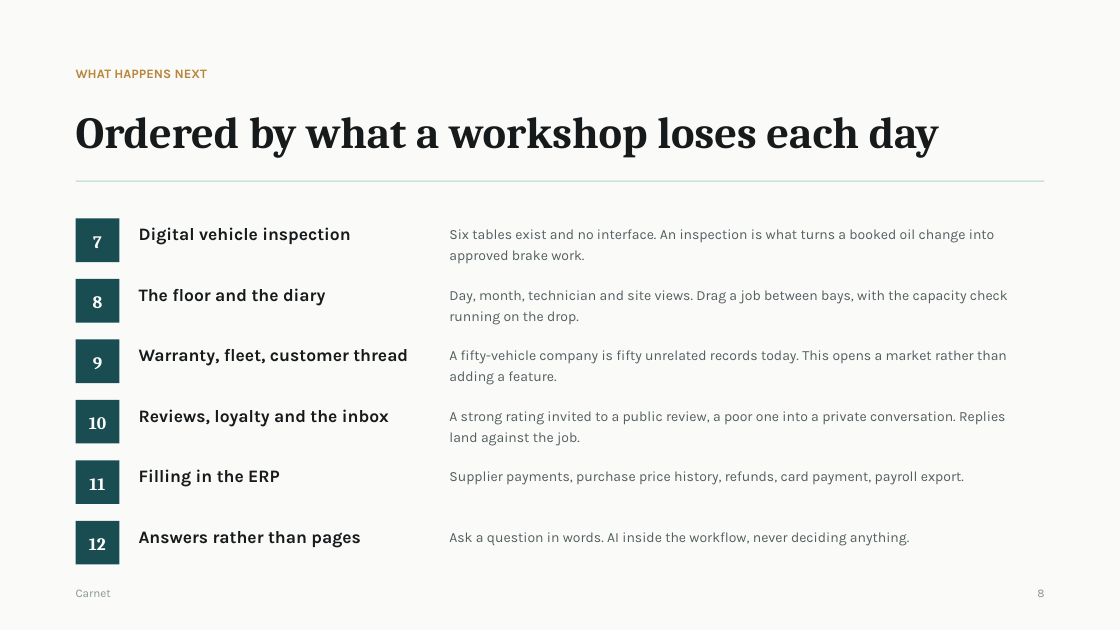
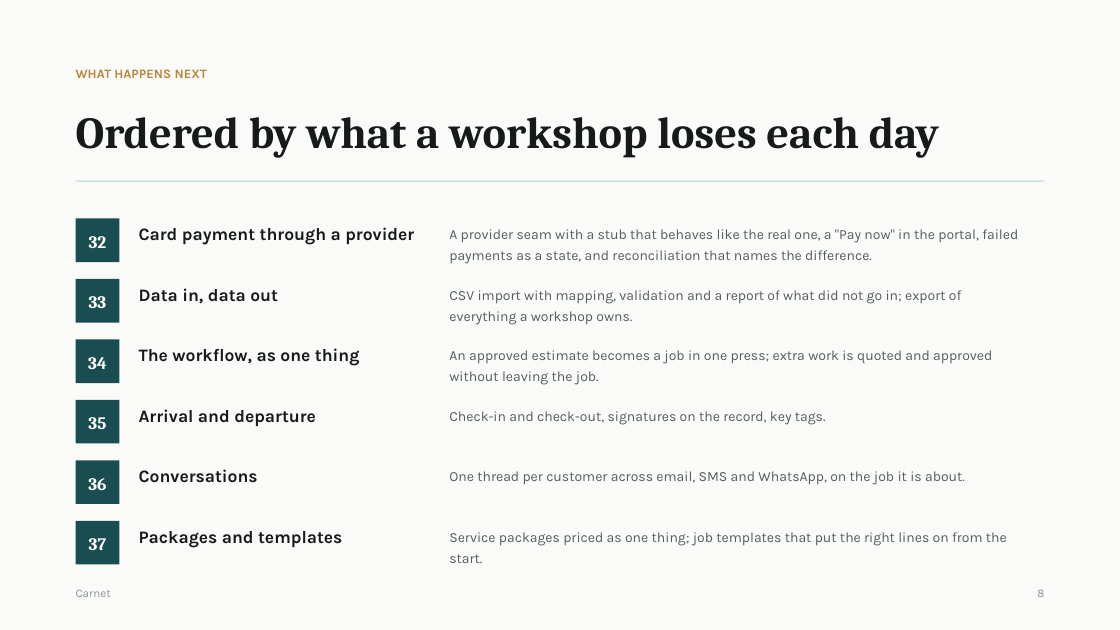
Before and after one commit to Amrwar/vehicle-memory, a slide deck: slide 9 of docs/Carnet-Presentation.pptx. Drawn at 1120x630 pixels with LibreOffice and Linux fonts; fonts in the diff are those of the drawing. Boxes give left, top, right and bottom in pixels: in the first picture for what was removed or moved away, otherwise in the second. Text is boxed around its words. In the diff, an @@ line names an element or a change of style, - is before the commit and + after.

```diff
--- a/docs/Carnet-Presentation.pptx
+++ b/docs/Carnet-Presentation.pptx
@@ text at box(89, 236, 107, 248): text changed @@
-7
+32
@@ text at box(139, 227, 414, 245): text changed @@
-Digital vehicle inspection
+Card payment through a provider
@@ text at box(449, 229, 1018, 264): text changed @@
-Six tables exist and no interface. An inspection is what turns a booked oil change into approved brake work.
+A provider seam with a stub that behaves like the real one, a "Pay now" in the portal, failed payments as a state, and reconciliation that names the difference.
@@ text at box(89, 296, 107, 308): text changed @@
-8
+33
@@ text at box(139, 288, 278, 304): text changed @@
-The floor and the diary
+Data in, data out
@@ text at box(449, 290, 961, 325): text changed @@
-Day, month, technician and site views. Drag a job between bays, with the capacity check running on the drop.
+CSV import with mapping, validation and a report of what did not go in; export of everything a workshop owns.
@@ text at box(88, 357, 107, 369): text changed @@
-9
+34
@@ text at box(139, 348, 360, 366): text changed @@
-Warranty, fleet, customer thread
+The workflow, as one thing
@@ text at box(449, 350, 992, 385): text changed @@
-A fifty-vehicle company is fifty unrelated records today. This opens a market rather than adding a feature.
+An approved estimate becomes a job in one press; extra work is quoted and approved without leaving the job.
@@ text at box(88, 417, 106, 429): text changed @@
-10
+35
@@ text at box(139, 409, 316, 426): text changed @@
-Reviews, loyalty and the inbox
+Arrival and departure
@@ text at box(449, 411, 826, 425): text changed @@
-A strong rating invited to a public review, a poor one into a private conversation. Replies land against the job.
+Check-in and check-out, signatures on the record, key tags.
@@ text at box(88, 478, 106, 490): text changed @@
-11
+36
@@ text at box(139, 469, 258, 483): text changed @@
-Filling in the ERP
+Conversations
@@ text at box(449, 471, 965, 485): text changed @@
-Supplier payments, purchase price history, refunds, card payment, payroll export.
+One thread per customer across email, SMS and WhatsApp, on the job it is about.
@@ text at box(89, 538, 106, 550): text changed @@
-12
+37
@@ text at box(139, 531, 342, 548): text changed @@
-Answers rather than pages
+Packages and templates
@@ text at box(449, 532, 1007, 563): text changed @@
-Ask a question in words. AI inside the workflow, never deciding anything.
+Service packages priced as one thing; job templates that put the right lines on from the start.
```
Also in this commit, not shown: 2 other slides changed, 55 other files.
